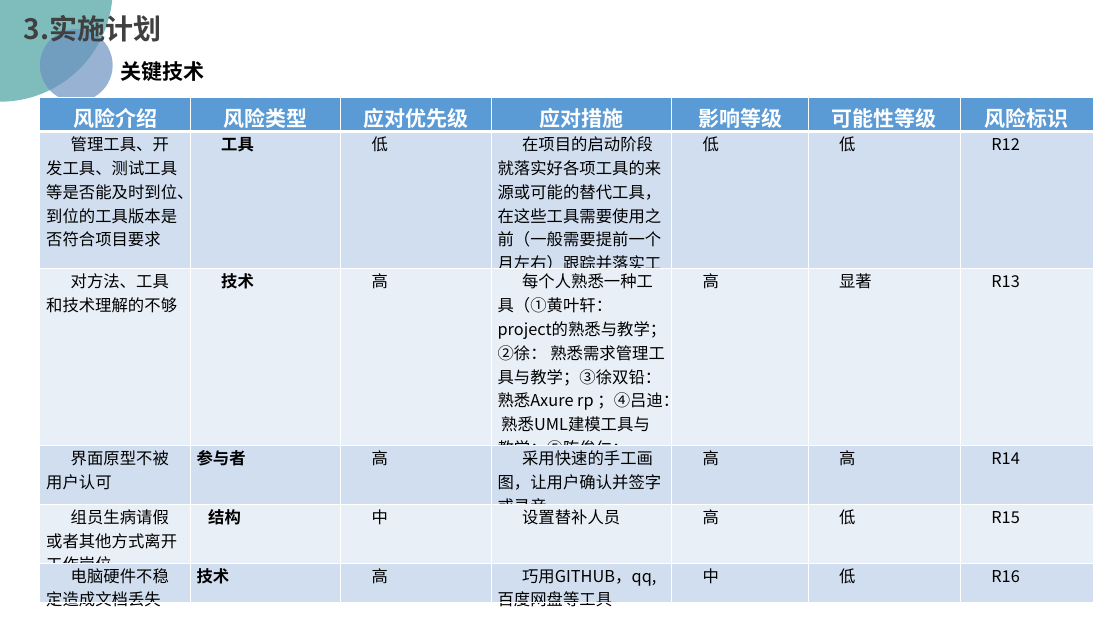
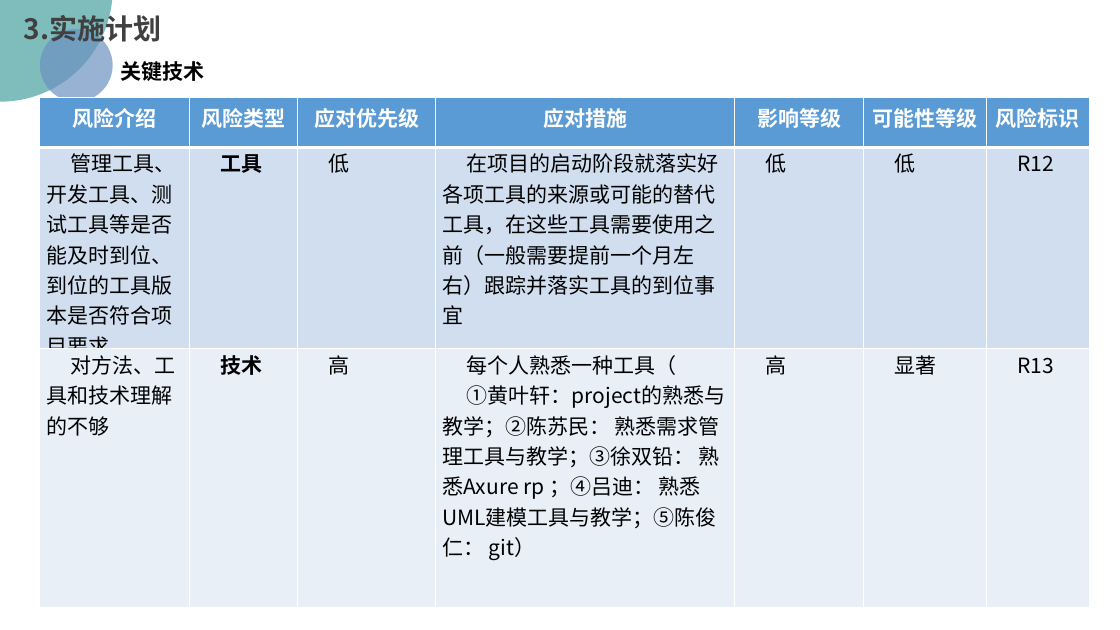
Before and after one commit to PRD2018/PRD2018-G15, a slide deck: slide 29 of 受控文档/01-需求工程项目计划/[PRD-15]需求工程项目计划.pptx (slide 30 before the commit). Drawn at 1120x630 pixels with LibreOffice and Linux fonts; fonts in the diff are those of the drawing; background and template pictures are left out. Boxes give left, top, right and bottom in pixels: in the first picture for what was removed or moved away, otherwise in the second. Text is boxed around its words. In the diff, an @@ line names an element or a change of style, - is before the commit and + after.

Commit message:
2018-11-2
更新 需求工程项目计划PPT

```diff
--- a/受控文档/01-需求工程项目计划/[PRD-15]需求工程项目计划.pptx
+++ b/受控文档/01-需求工程项目计划/[PRD-15]需求工程项目计划.pptx
@@ table at [39, 97, 1089, 608] @@
-row 3: 对方法、工具和技术理解的不够 | 技术 | 高 | 每个人熟悉一种工具（①黄叶轩：project的熟悉与教学；②徐： 熟悉需求管理工具与教学；③徐双铅： 熟悉Axure rp ；④吕迪： 熟悉UML建模工具与教学；⑤陈俊仁： git） | 高 | 显著 | R13
-row 4: 界面原型不被用户认可 | 参与者 | 高 | 采用快速的手工画图，让用户确认并签字或录音 | 高 | 高 | R14
-row 5: 组员生病请假或者其他方式离开工作岗位 | 结构 | 中 | 设置替补人员 | 高 | 低 | R15
-row 6: 电脑硬件不稳定造成文档丢失 | 技术 | 高 | 巧用GITHUB，qq,百度网盘等工具 | 中 | 低 | R16
+row 3: 对方法、工具和技术理解的不够 | 技术 | 高 | 每个人熟悉一种工具（ / ①黄叶轩：project的熟悉与教学；②陈苏民： 熟悉需求管理工具与教学；③徐双铅： 熟悉Axure rp ；④吕迪： 熟悉UML建模工具与教学；⑤陈俊仁： git） | 高 | 显著 | R13
```
Also in this commit, not shown: 40 other slides changed, 5 slides added, 4 slides removed.
